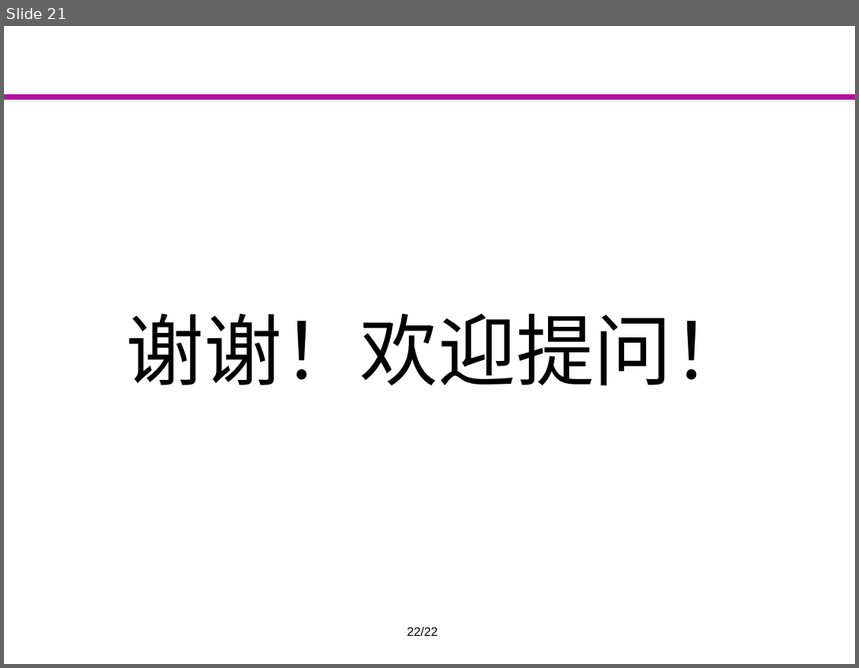
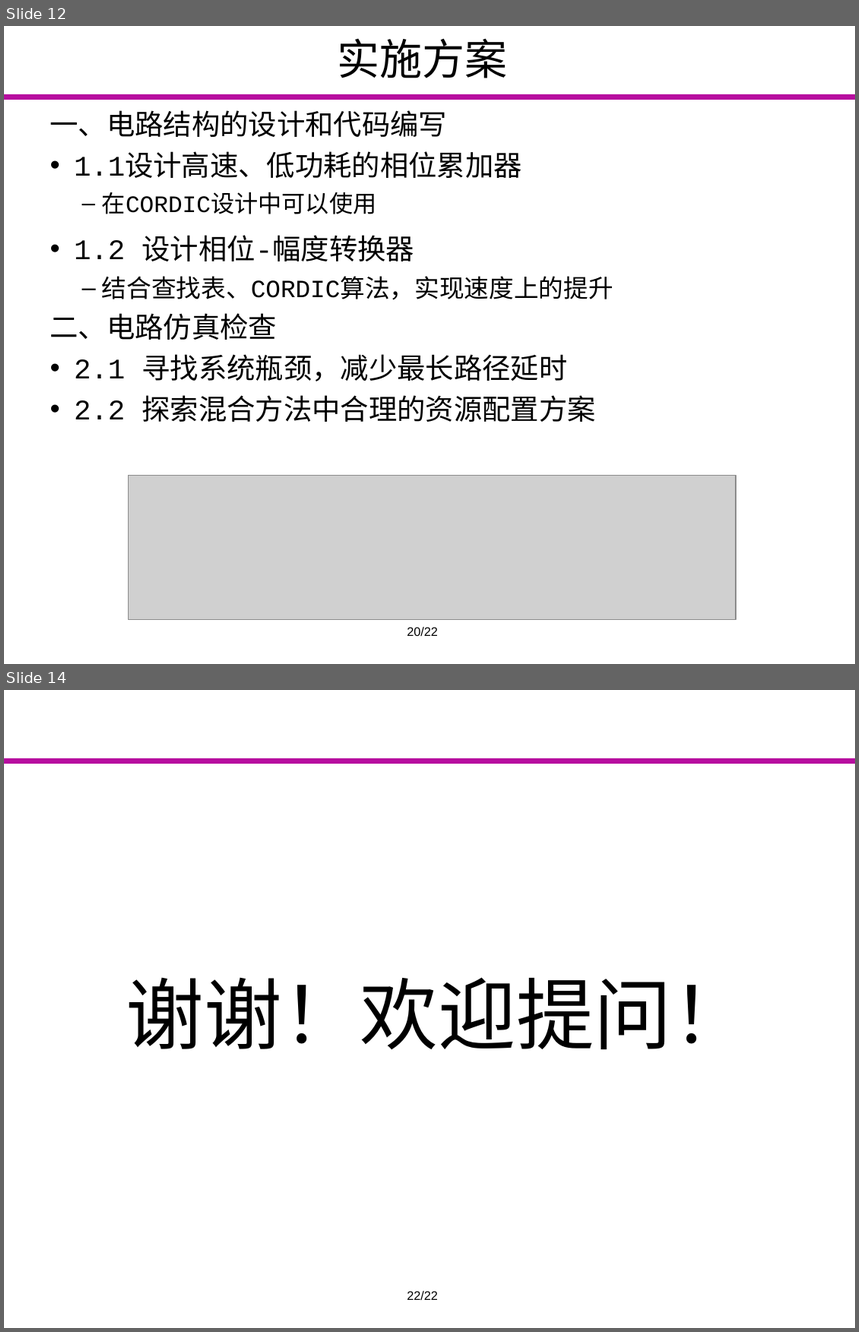
Before and after one commit to Markov2016/kaiti, a slide deck: ppt/yyx_v1.0.pptx. Shown one above the other, each under a label of ours: slide 21 before the commit, slides 12 and 14 after it; the slides between them are not shown. The pictures are 859x668 and 859x1332 pixels, drawn with LibreOffice and Linux fonts; fonts in the diff are those of the drawing; grey boxes stand for pictures; background and template pictures are left out. Boxes give left, top, right and bottom in pixels: in the first picture for what was removed or moved away, otherwise in the second. Text is boxed around its words. In the diff, an @@ line names an element or a change of style, - is before the commit and + after.

```diff
--- a/ppt/yyx_v1.0.pptx
+++ b/ppt/yyx_v1.0.pptx
@@ slide 12 added at [4, 26, 855, 664], background #FFFFFF; not listed: 1 template element that a slide beside it also shows @@
@@ title added at [338, 38, 508, 78], 36 pt, text #000000 @@
+实施方案
@@ text added at [50, 110, 614, 422], 24 pt, text #000000 @@
+一、电路结构的设计和代码编写
+• 1.1设计高速、低功耗的相位累加器
+  – 在CORDIC设计中可以使用
+• 1.2 设计相位-幅度转换器
+  – 结合查找表、CORDIC算法，实现速度上的提升
+二、电路仿真检查
+• 2.1 寻找系统瓶颈，减少最长路径延时
+• 2.2 探索混合方法中合理的资源配置方案
@@ picture added at [129, 476, 736, 620] @@
@@ text added at [407, 627, 438, 636], 10.5 pt, text #000000 @@
+20/22
@@ what was slide 21 is now slide 14 @@
```
Also in this commit, not shown: 6 slides changed, 4 other slides added, 12 slides removed.
